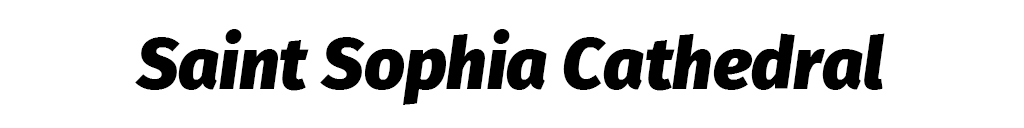
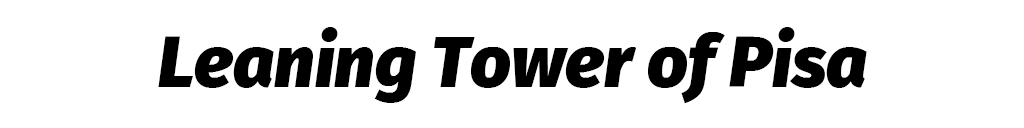
Layer changes from the first w=1024, h=128 image to the second:
renamed "Saint Sophia Cathedral" to "Leaning Tower of Pisa", painted on it over (135, 27, 885, 105)
